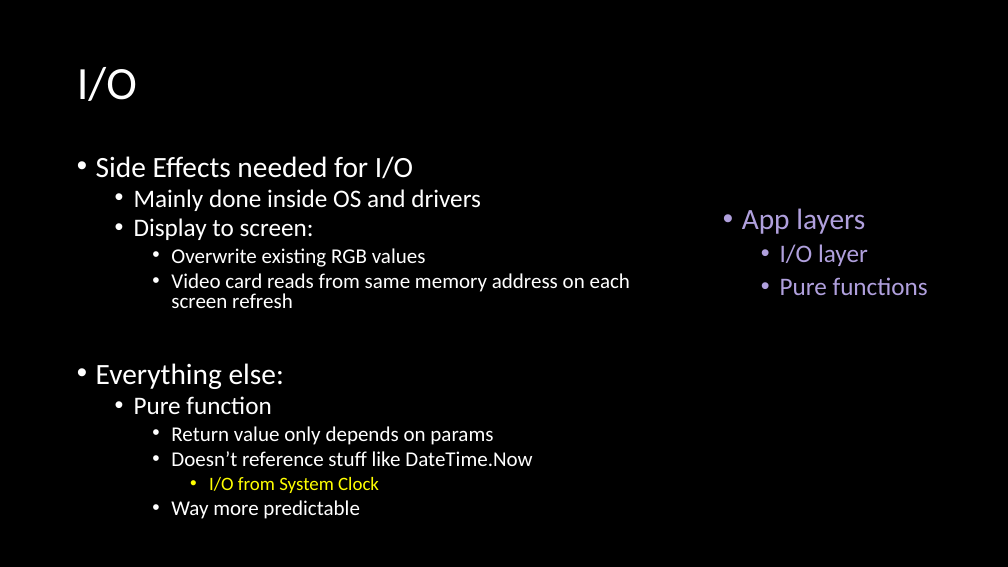
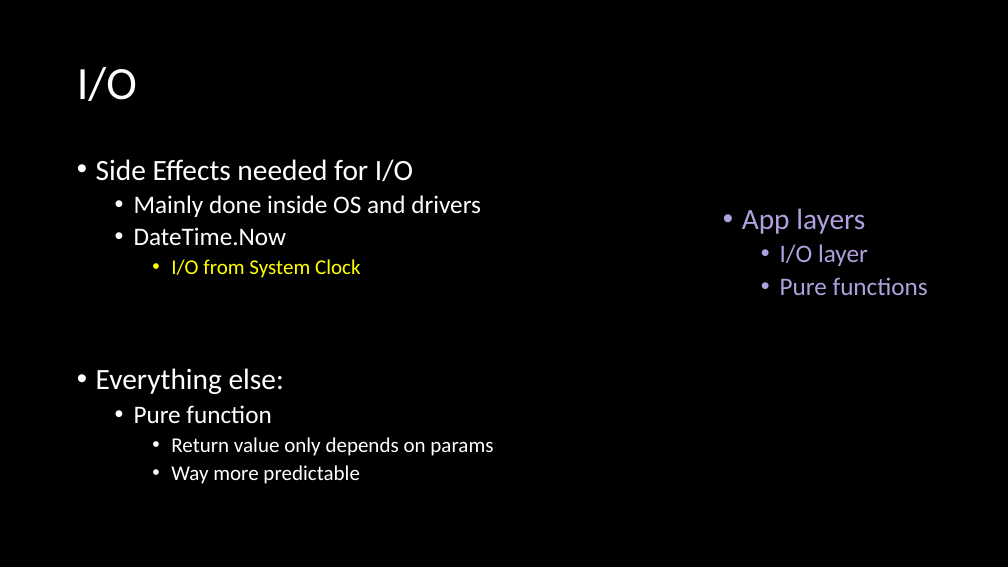
Before and after one commit to jaydpather/FSharpETLDemo, a slide deck: slide 7 of presentations/FSharpETLDemo.pptx. Drawn at 1008x567 pixels with LibreOffice and Linux fonts; fonts in the diff are those of the drawing. Boxes give left, top, right and bottom in pixels: in the first picture for what was removed or moved away, otherwise in the second. Text is boxed around its words. In the diff, an @@ line names an element or a change of style, - is before the commit and + after.

```diff
--- a/presentations/FSharpETLDemo.pptx
+++ b/presentations/FSharpETLDemo.pptx
@@ text at [96, 159, 493, 484]: line spacing 0.8 to 0.9 @@
@@ text at [134, 227, 361, 278]: text changed; text colour #FFFFFF to #FFFF00 @@
-  • Display to screen:
-    • Overwrite existing RGB values
-    • Video card reads from same memory address on each screen refresh
+  • DateTime.Now
+    • I/O from System Clock
@@ text at [171, 451, 532, 493]: paragraphs removed @@
-    • Doesn’t reference stuff like DateTime.Now
-      • I/O from System Clock
```
Also in this commit, not shown: 1 other slide changed, 1 slide added, 4 slides removed, 7 other files.
